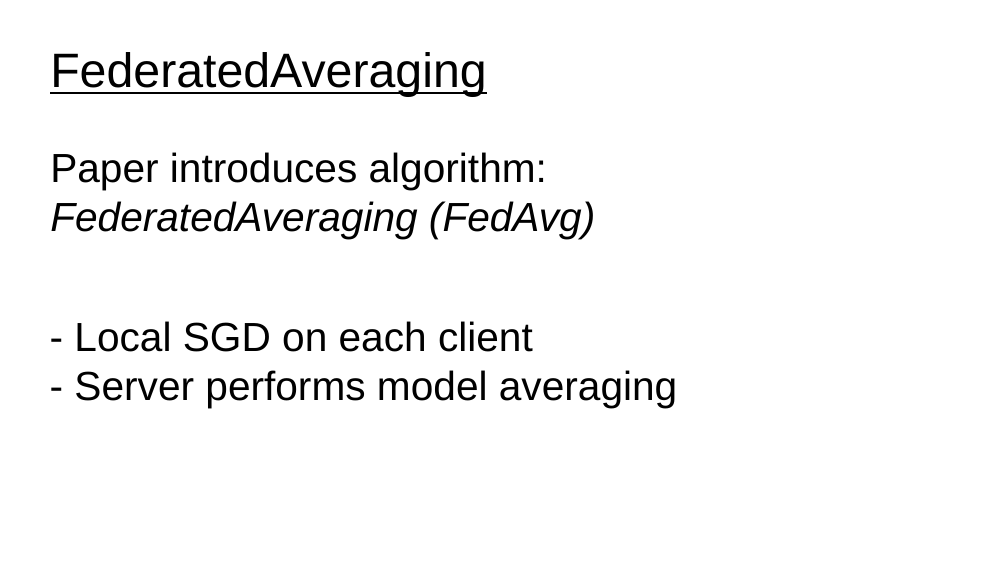
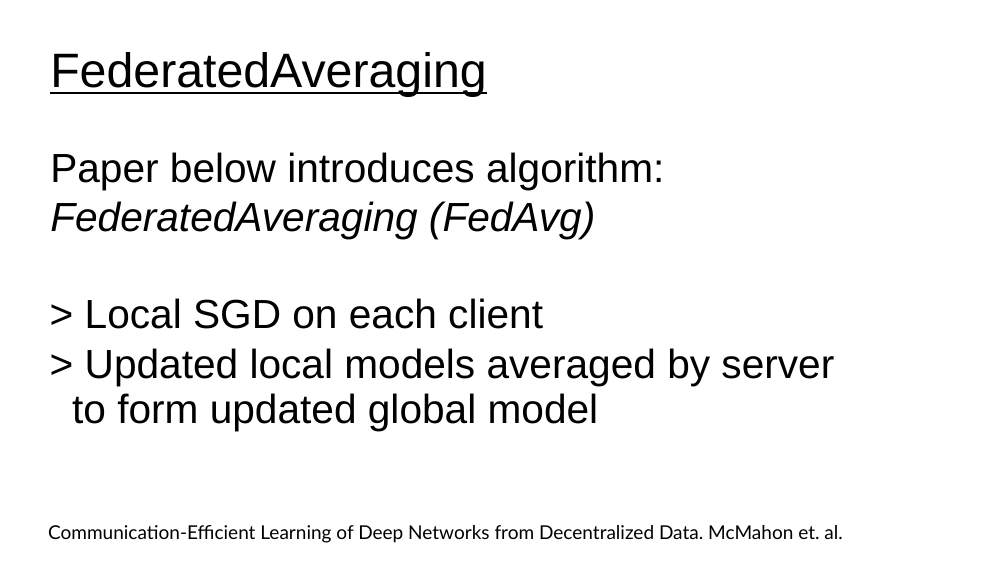
Before and after one commit to UVADS/distributed_computing, a slide deck: slide 12 of 07_distributed_model_training/federated_learning.ppt (slide 9 before the commit). Drawn at 1008x567 pixels with LibreOffice and Linux fonts; fonts in the diff are those of the drawing. Boxes give left, top, right and bottom in pixels: in the first picture for what was removed or moved away, otherwise in the second. Text is boxed around its words. In the diff, an @@ line names an element or a change of style, - is before the commit and + after.

Commit message:
added to FL deck

```diff
--- a/07_distributed_model_training/federated_learning.ppt
+++ b/07_distributed_model_training/federated_learning.ppt
@@ subtitle at bbox=[50, 152, 664, 190]: text changed @@
-Paper introduces algorithm:
+Paper below introduces algorithm:
@@ text at bbox=[72, 298, 834, 431]: text changed @@
-- Local SGD on each client
-- Server performs model averaging
+> Local SGD on each client
+> Updated local models averaged by server
+to form updated global model
@@ text added at bbox=[48, 525, 842, 543], 15 pt, text #000000 @@
+Communication-Efficient Learning of Deep Networks from Decentralized Data. McMahon et. al.
```
Also in this commit, not shown: 7 other slides changed, 23 slides added, 5 slides removed.
